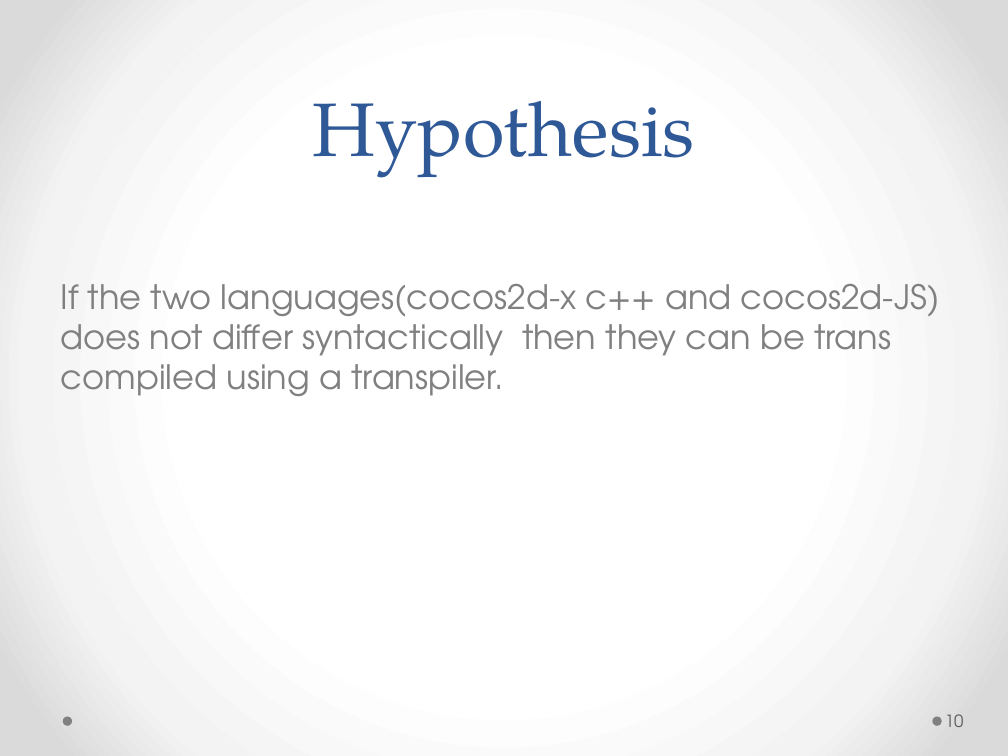
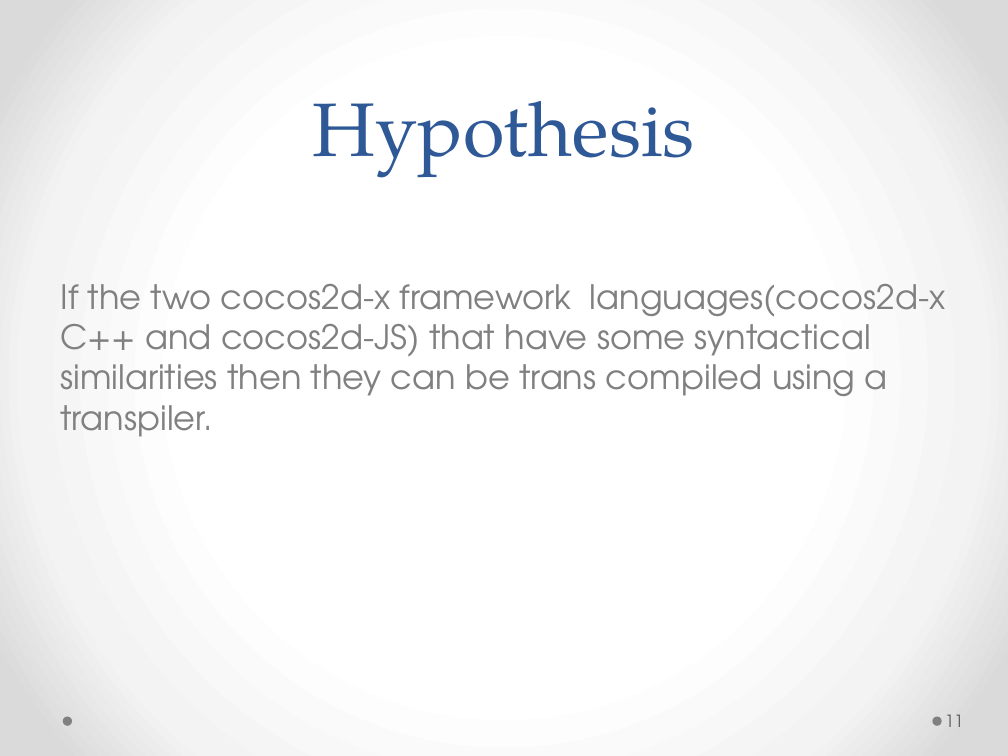
Before and after one commit to amit1984/Thesis, a slide deck: slide 11 of thesis_v4.pptx (slide 10 before the commit). Drawn at 1008x756 pixels with LibreOffice and Linux fonts; fonts in the diff are those of the drawing. Boxes give left, top, right and bottom in pixels: in the first picture for what was removed or moved away, otherwise in the second. Text is boxed around its words. In the diff, an @@ line names an element or a change of style, - is before the commit and + after.

```diff
--- a/thesis_v4.pptx
+++ b/thesis_v4.pptx
@@ text at (60,284,945,437): text changed @@
-If the two languages(cocos2d-x c++ and cocos2d-JS) does not differ syntactically then they can be trans compiled using a transpiler.
+If the two cocos2d-x framework languages(cocos2d-x C++ and cocos2d-JS) that have some syntactical similarities then they can be trans compiled using a transpiler.
@@ page number at (945,714,964,727): text changed @@
-10
+11
```
Also in this commit, not shown: 14 other slides changed, 6 slides added, 4 slides removed, 1 other file.
